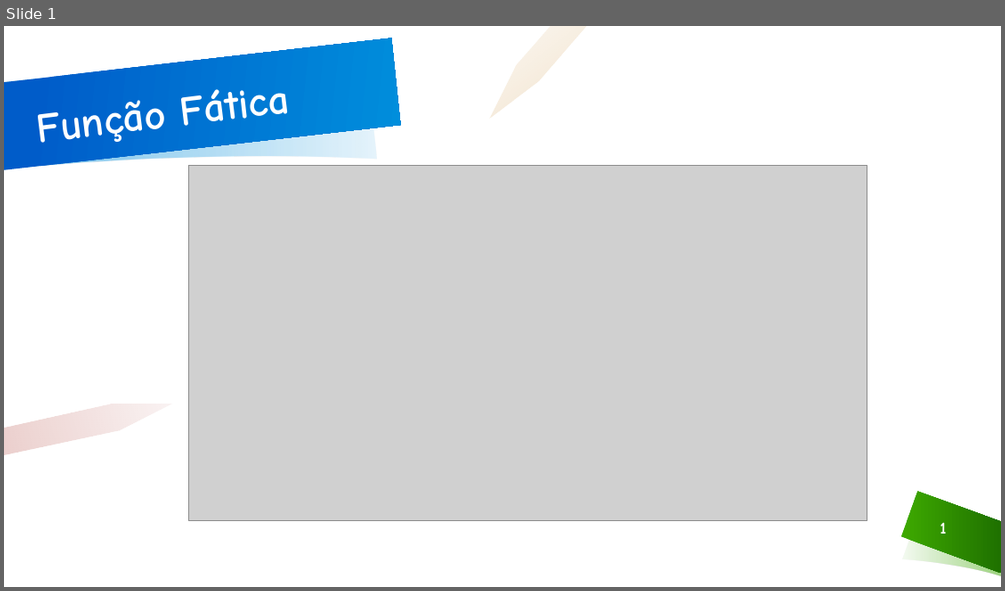
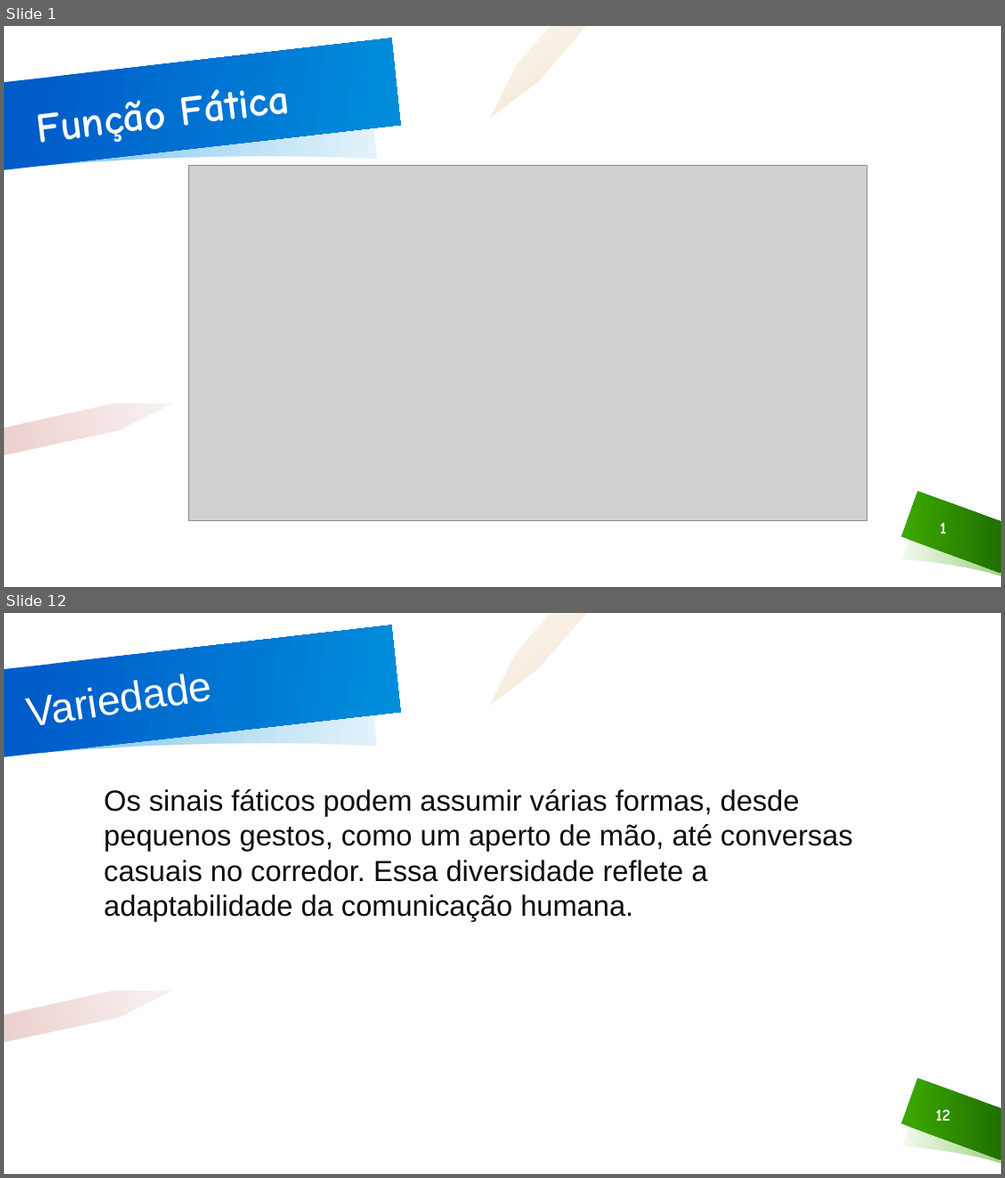
Before and after one commit to 1phantm1/SeminarioPT, a slide deck: funcaoFatica.pptx. Shown one above the other, each under a label of ours: slide 1 before the commit, slides 1 and 12 after it; the slides between them are not shown. The pictures are 1005x591 and 1005x1178 pixels, drawn with LibreOffice and Linux fonts; fonts in the diff are those of the drawing; grey boxes stand for pictures; background and template pictures are left out. Boxes give left, top, right and bottom in pixels: in the first picture for what was removed or moved away, otherwise in the second. Text is boxed around its words. In the diff, an @@ line names an element or a change of style, - is before the commit and + after.

```diff
--- a/funcaoFatica.pptx
+++ b/funcaoFatica.pptx
@@ slide 12 added at (x1=4, y1=613, x2=1001, y2=1174), background #FFFFFF; not listed: 6 template elements that a slide beside it also shows @@
@@ text added at (x1=16, y1=620, x2=438, y2=741), 40 pt, text #FFFFFF @@
+Variedade
@@ text added at (x1=104, y1=789, x2=853, y2=921), 28 pt, text #0D0D0D @@
+Os sinais fáticos podem assumir várias formas, desde pequenos gestos, como um aperto de mão, até conversas casuais no corredor. Essa diversidade reflete a adaptabilidade da comunicação humana.
@@ page number added at (x1=936, y1=1109, x2=951, y2=1120), 16 pt, text #FFFFFF, bold @@
+12
```
Also in this commit, not shown: 4 slides changed, 7 other slides added, 4 slides removed, 2 other files.
